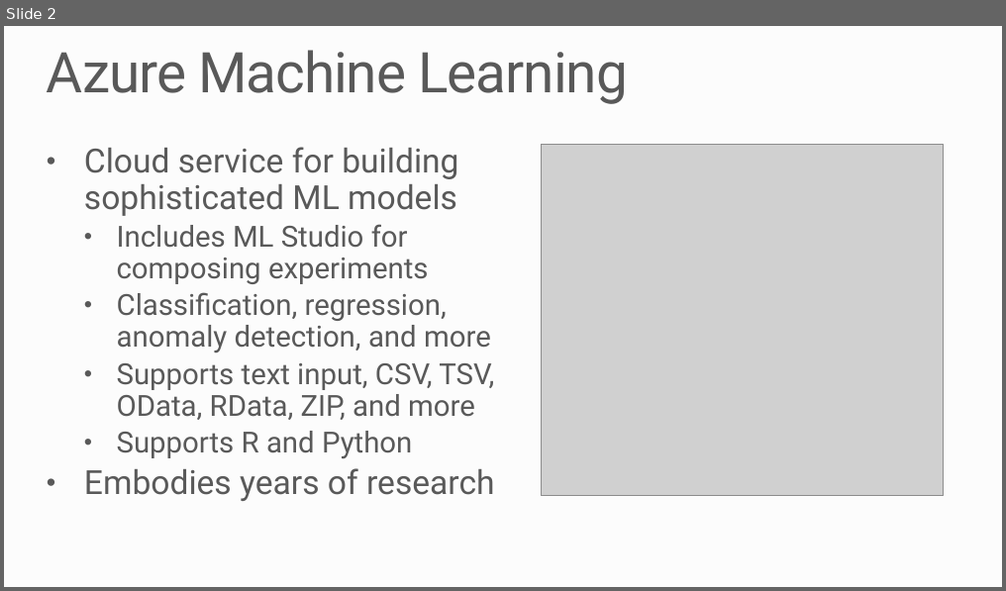
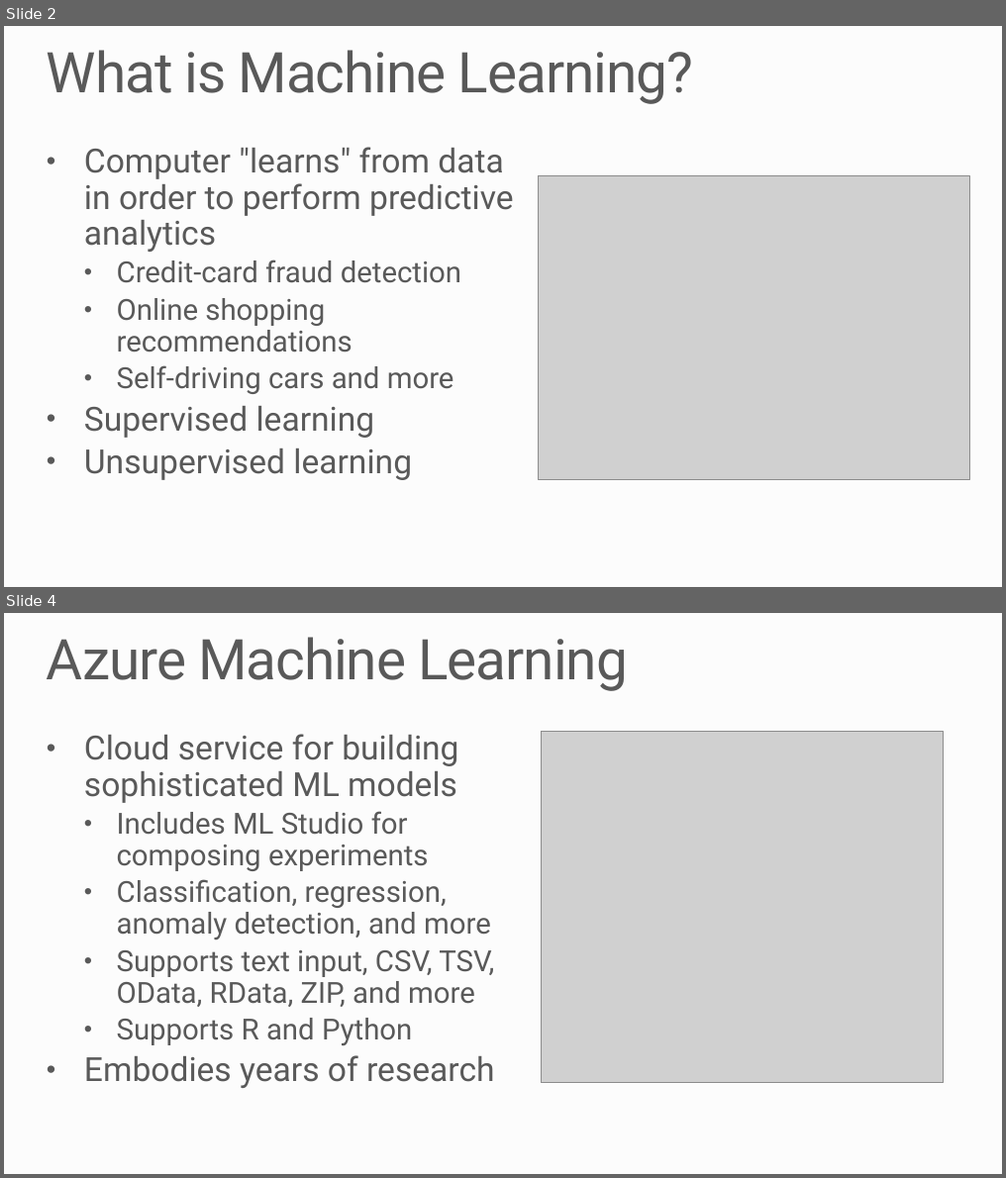
Before and after one commit to MSRConnections/Azure-training-course, a slide deck: Content/Machine Learning/Azure Machine Learning.pptx. Shown one above the other, each under a label of ours: slide 2 before the commit, slides 2 and 4 after it; the slides between them are not shown. The pictures are 1006x591 and 1006x1178 pixels, drawn with LibreOffice and Linux fonts; fonts in the diff are those of the drawing; grey boxes stand for pictures; background and template pictures are left out. Boxes give left, top, right and bottom in pixels: in the first picture for what was removed or moved away, otherwise in the second. Text is boxed around its words. In the diff, an @@ line names an element or a change of style, - is before the commit and + after.

Commit message:
Updated ML slides

```diff
--- a/Content/Machine Learning/Azure Machine Learning.pptx
+++ b/Content/Machine Learning/Azure Machine Learning.pptx
@@ slide 2 added at (4,26,1002,587), background #FCFCFC @@
@@ title added at (47,50,693,104), 54 pt, text #595959 @@
+What is Machine Learning?
@@ text added at (84,147,513,480), 32 pt, text #595959 @@
+• Computer "learns" from data in order to perform predictive analytics
+  • Credit-card fraud detection
+  • Online shopping recommendations
+  • Self-driving cars and more
+• Supervised learning
+• Unsupervised learning
@@ picture added at (539,175,969,480) @@
@@ what was slide 2 is now slide 4 @@
```
Also in this commit, not shown: 1 other slide added.
